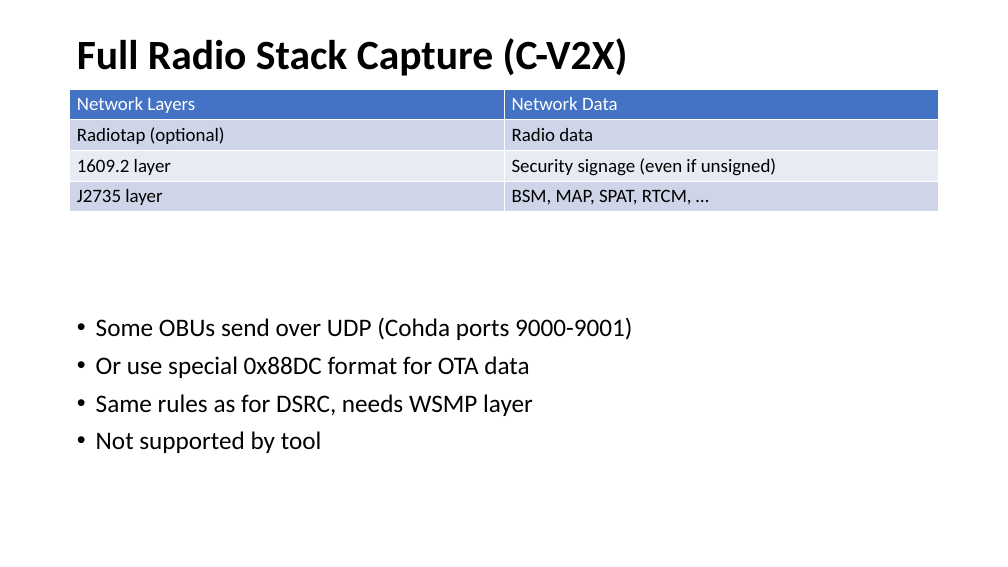
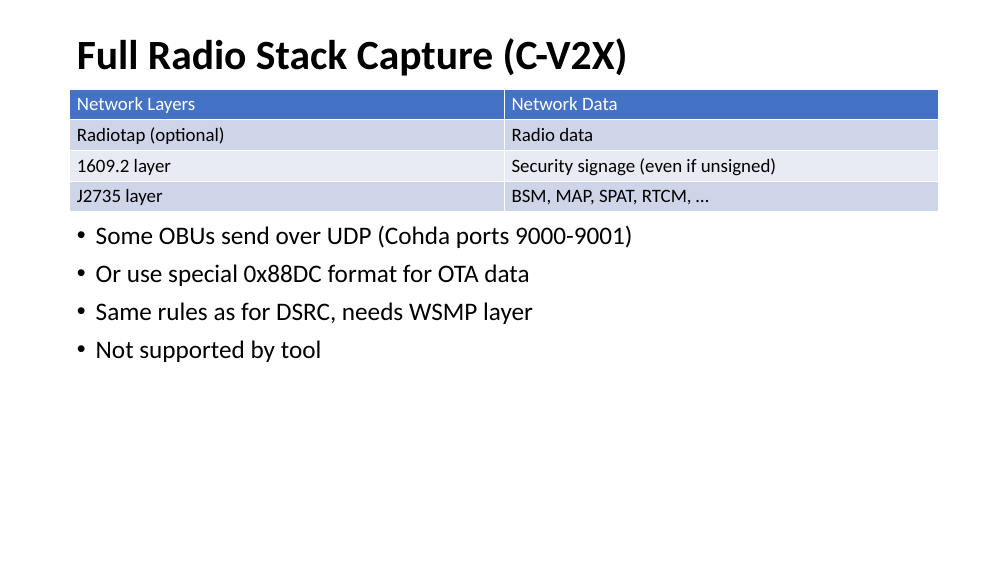
Before and after one commit to nprobert/j2735_tools, a slide deck: slide 7 of docs/NTCNA PCAP Decoder JSON Converter.pptx (slide 10 before the commit). Drawn at 1008x567 pixels with LibreOffice and Linux fonts; fonts in the diff are those of the drawing. Boxes give left, top, right and bottom in pixels: in the first picture for what was removed or moved away, otherwise in the second. Text is boxed around its words. In the diff, an @@ line names an element or a change of style, - is before the commit and + after.

```diff
--- a/docs/NTCNA PCAP Decoder JSON Converter.pptx
+++ b/docs/NTCNA PCAP Decoder JSON Converter.pptx
@@ text "Some OBUs send over UDP ...": place and size @@
-text "Some OBUs send over UDP ..." at [96, 317, 632, 453]
+text "Some OBUs send over UDP ..." at [96, 225, 632, 362]
```
Also in this commit, not shown: 12 other slides changed, 2 slides added.
